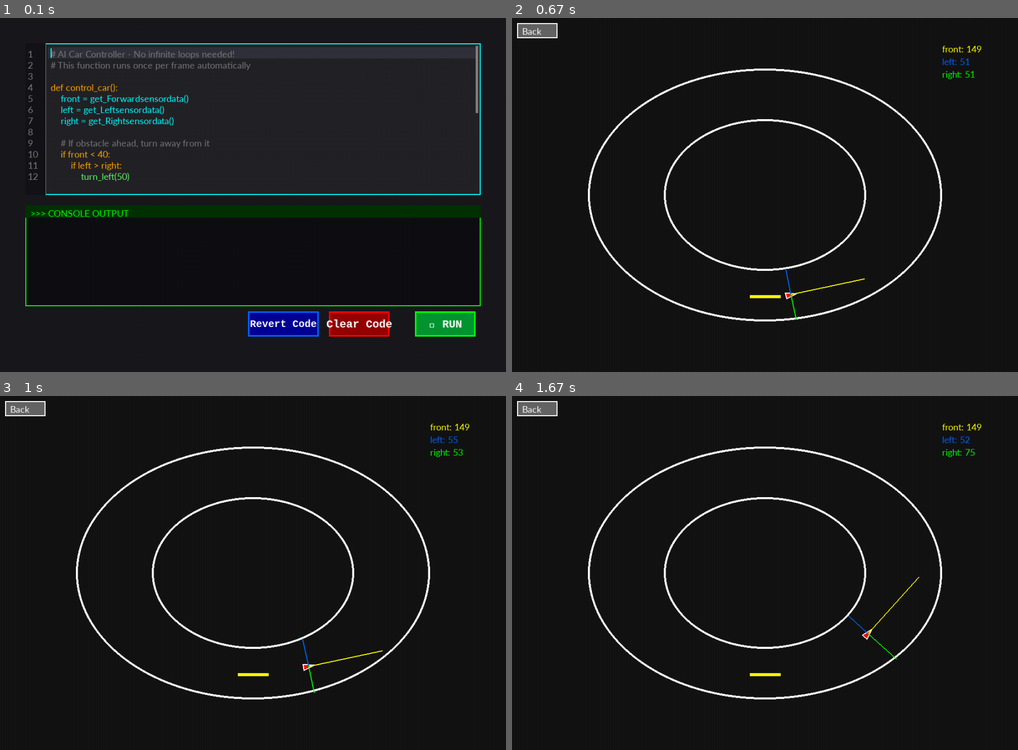
Above: before the commit, frames 1-4 (two rows, left to right).
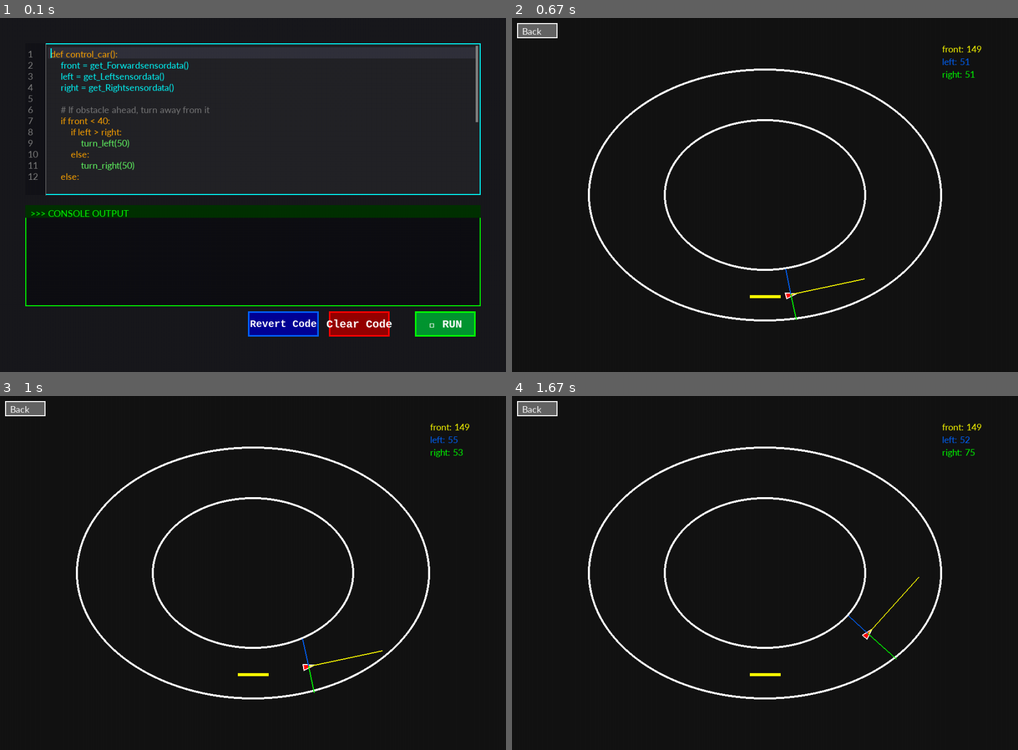
Above: after the commit, the same moments.

Repository: SuitingRelic392/PygameRacer
Game: pygame game, started from main.py
Two runs of this game, one before a commit and one after it. Both use one fixed random seed, a clock stepped at 60 frames per second and the inputs below.
Inputs:
- Up to frame 1 (0.1 s): no input
- Up to frame 2 (0.67 s): click "▶ RUN" at 0.38 s
- Up to frame 3 (1 s): click "right: 52" at 0.72 s
- Up to frame 4 (1.67 s): click "right: 71" at 1.6 s

The runs differ from the first frame. In frame 1, 2.6% of the frame differs, in the area x 10-95%, y 9-47%; in frame 2, nothing differs; in frame 3, nothing differs; in frame 4, nothing differs.

Commit message:
Updated.

Diff:
--- a/main.py
+++ b/main.py
@@ -30,9 +30,6 @@
 
 # Original premade code (to revert to)
 original_code_lines = [
-    "# AI Car Controller - No infinite loops needed!",
-    "# This function runs once per frame automatically",
-    "",
     "def control_car():",
     "    front = get_Forwardsensordata()",
     "    left = get_Leftsensordata()",
